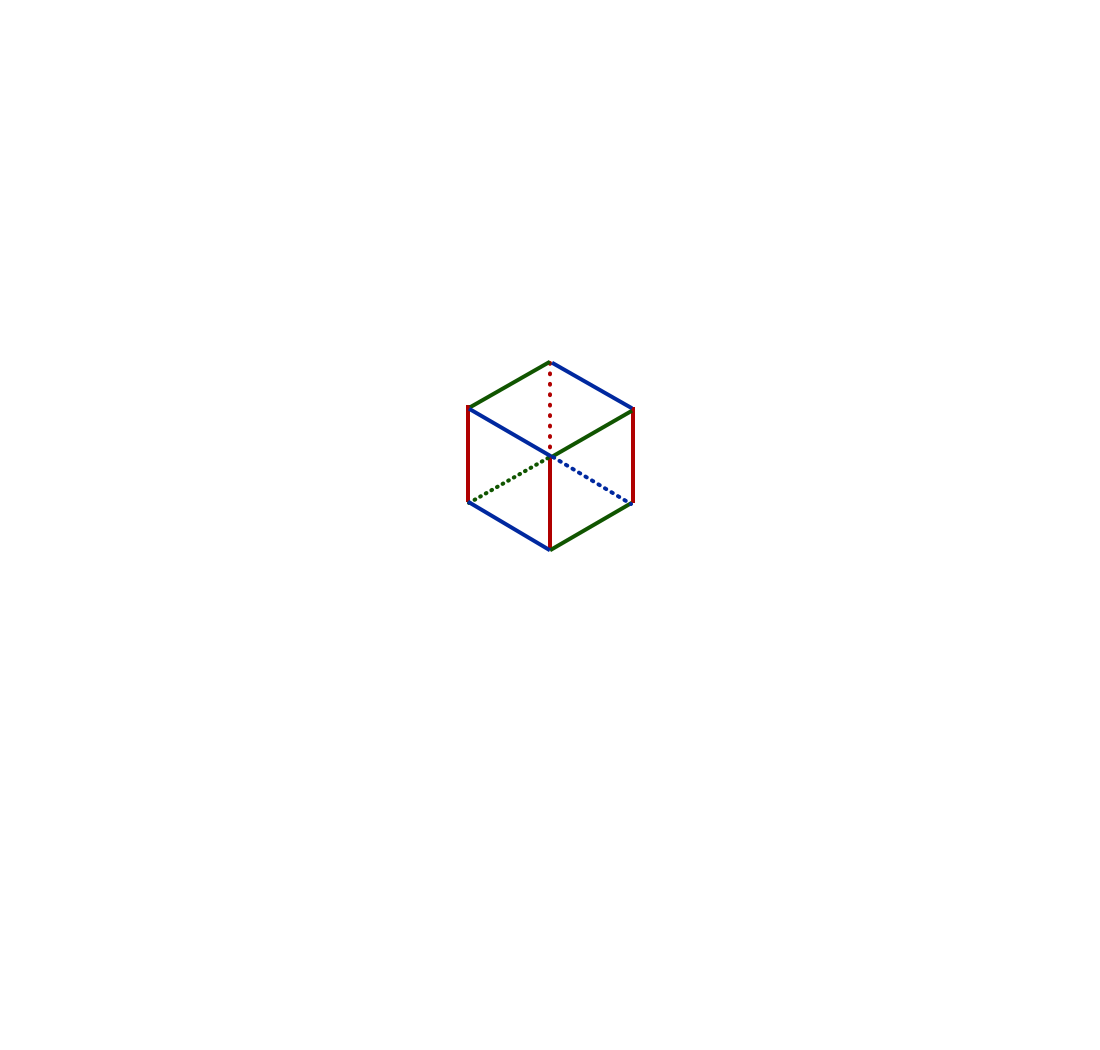
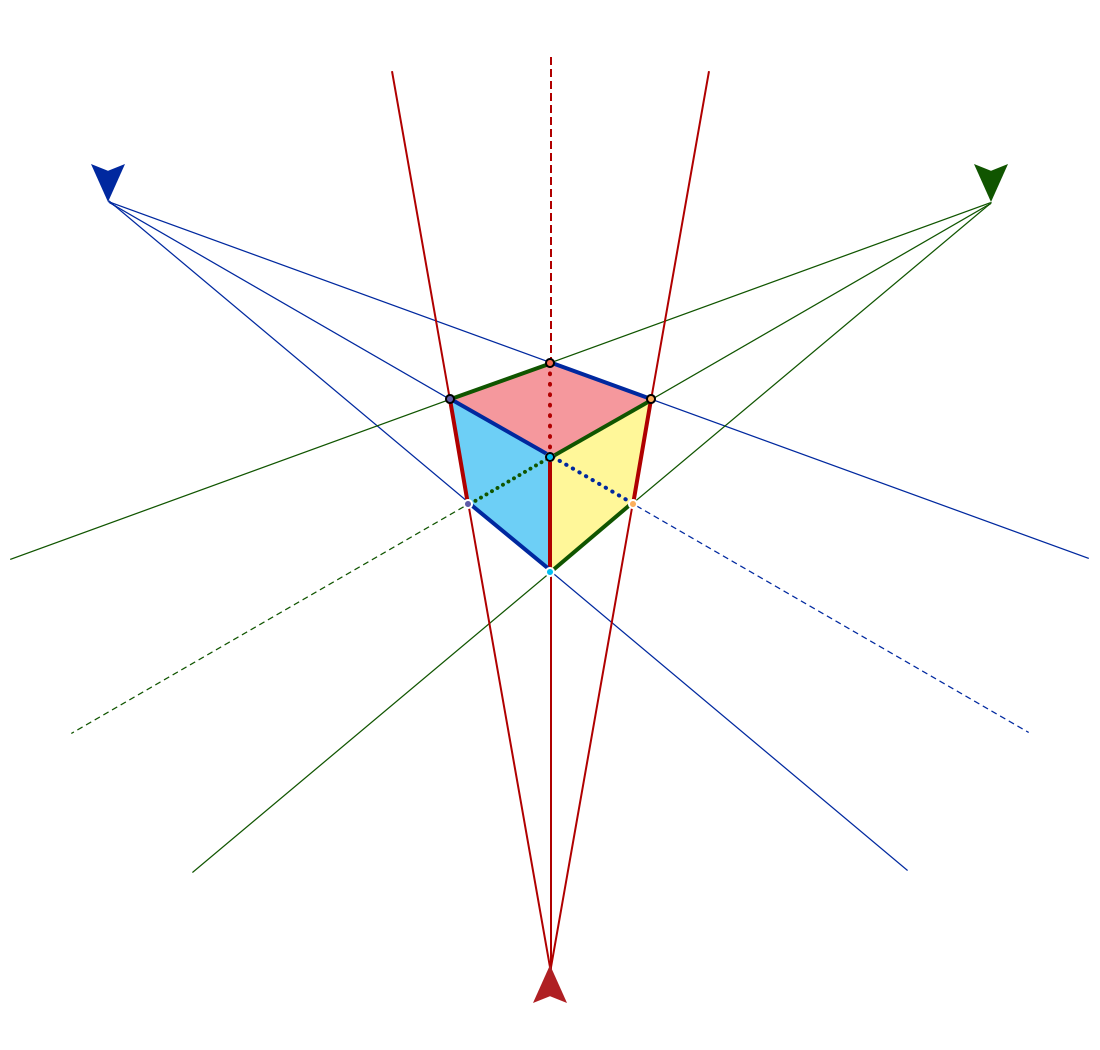
Before/after of a 1100×1050 layered artwork. What changed in the layer stack:
showed group "Vanishing Points" (3 layers) over [91, 164, 1008, 1003]
showed group "Vertices" (2nd of 2) (36 layers) over [445, 358, 656, 608]
showed group "V - 3 point" (8 layers) over [445, 358, 656, 577]
hid group "E - 0 point" (15 layers) over [466, 360, 635, 552]
showed group "E - 3 point" (15 layers) over [448, 361, 653, 573]
showed "[e3] Blue - dotted" over [551, 455, 634, 505]
showed "[e3] Green - dotted" over [468, 457, 549, 506]
showed "[e3] Red - dotted" over [548, 361, 552, 459]
showed group "Faces" (2nd of 2) (28 layers) over [448, 363, 652, 603]
showed group "F - 3 point" (6 layers) over [449, 363, 652, 572]
showed group "Grid" (64 layers) over [10, 57, 1089, 977]
showed group "G - 3 point" (15 layers) over [10, 57, 1089, 977]
